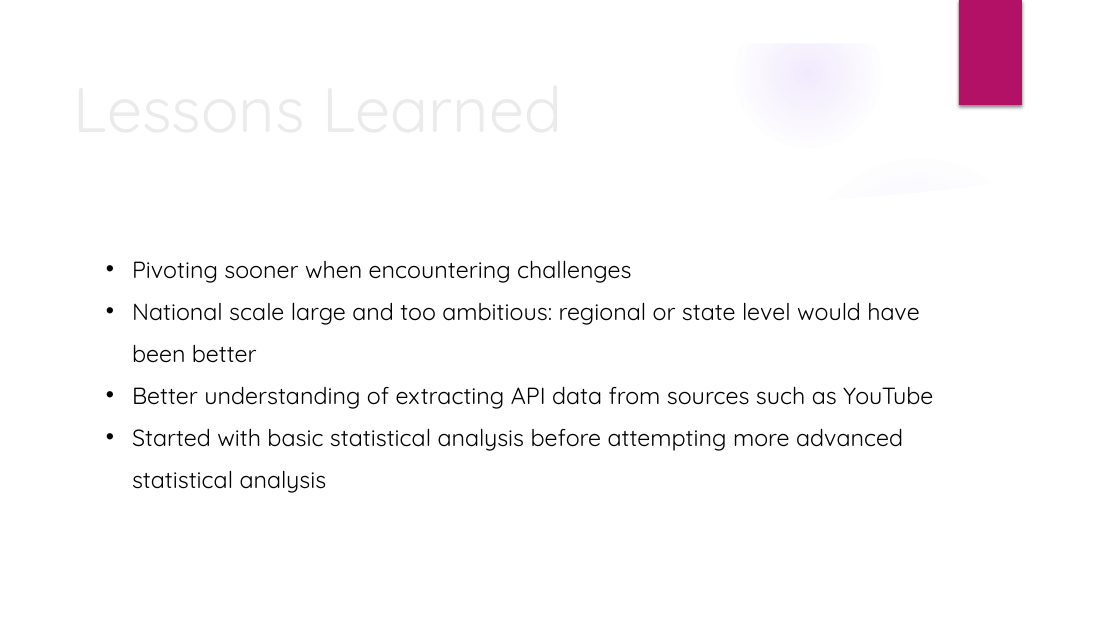
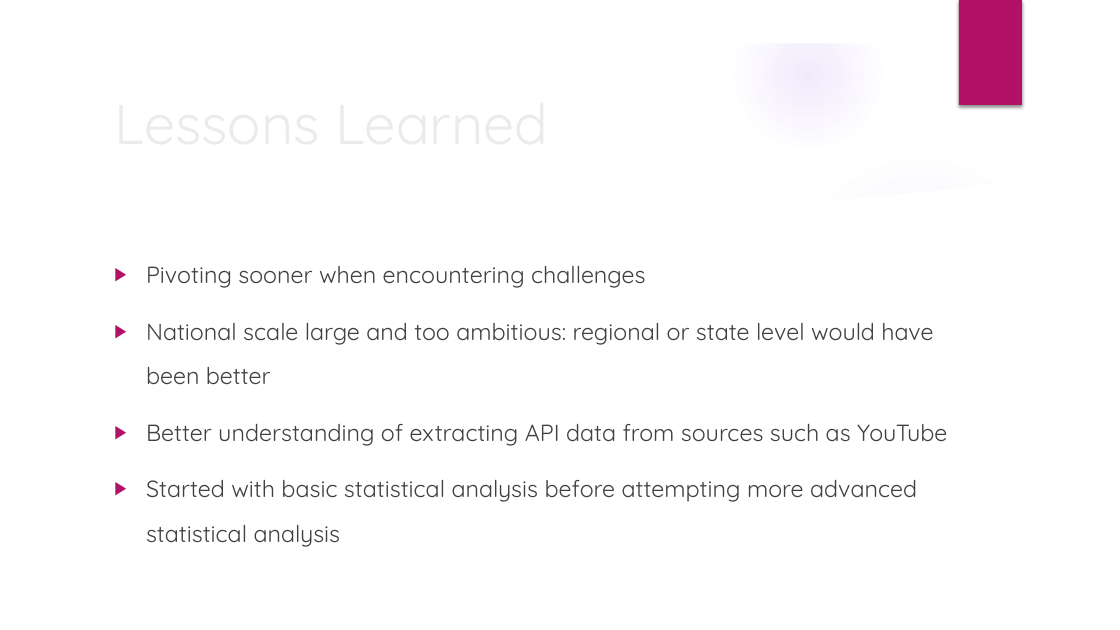
Before and after one commit to janolos/Team-WIB, a slide deck: slide 28 of Women In Business Presentation.pptx (slide 25 before the commit). Drawn at 1120x630 pixels with LibreOffice and Linux fonts; fonts in the diff are those of the drawing; background and template pictures are left out. Boxes give left, top, right and bottom in pixels: in the first picture for what was removed or moved away, otherwise in the second. Text is boxed around its words. In the diff, an @@ line names an element or a change of style, - is before the commit and + after.

```diff
--- a/Women In Business Presentation.pptx
+++ b/Women In Business Presentation.pptx
@@ title "Lessons Learned": place and size @@
-title "Lessons Learned" at (66, 46, 1032, 168)
+title "Lessons Learned" at (106, 89, 911, 154)
@@ title "Lessons Learned" at (106, 89, 911, 154): size 54 to 48 pt @@
@@ text "Pivoting sooner when encountering challenges": place and size @@
-text "Pivoting sooner when encountering challenges" at (132, 260, 933, 493)
+text "Pivoting sooner when encountering challenges" at (146, 266, 947, 547)
@@ text "Pivoting sooner when encountering challenges" at (146, 266, 947, 547): text colour #000000 to #404040; bullet • to ▶; line spacing 1.5 to 1.6; more space between paragraphs @@
```
Also in this commit, not shown: 3 slides added.
